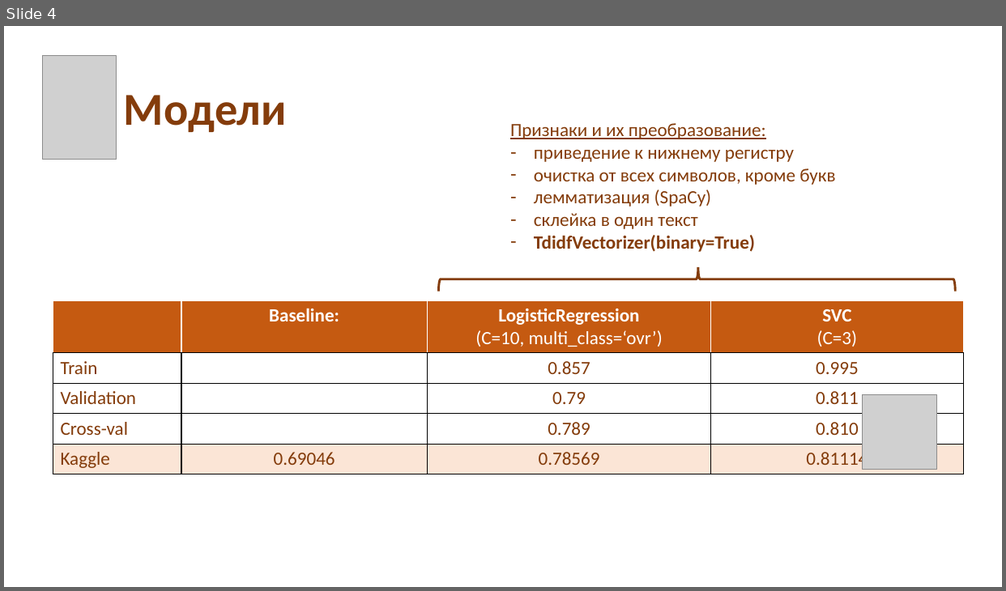
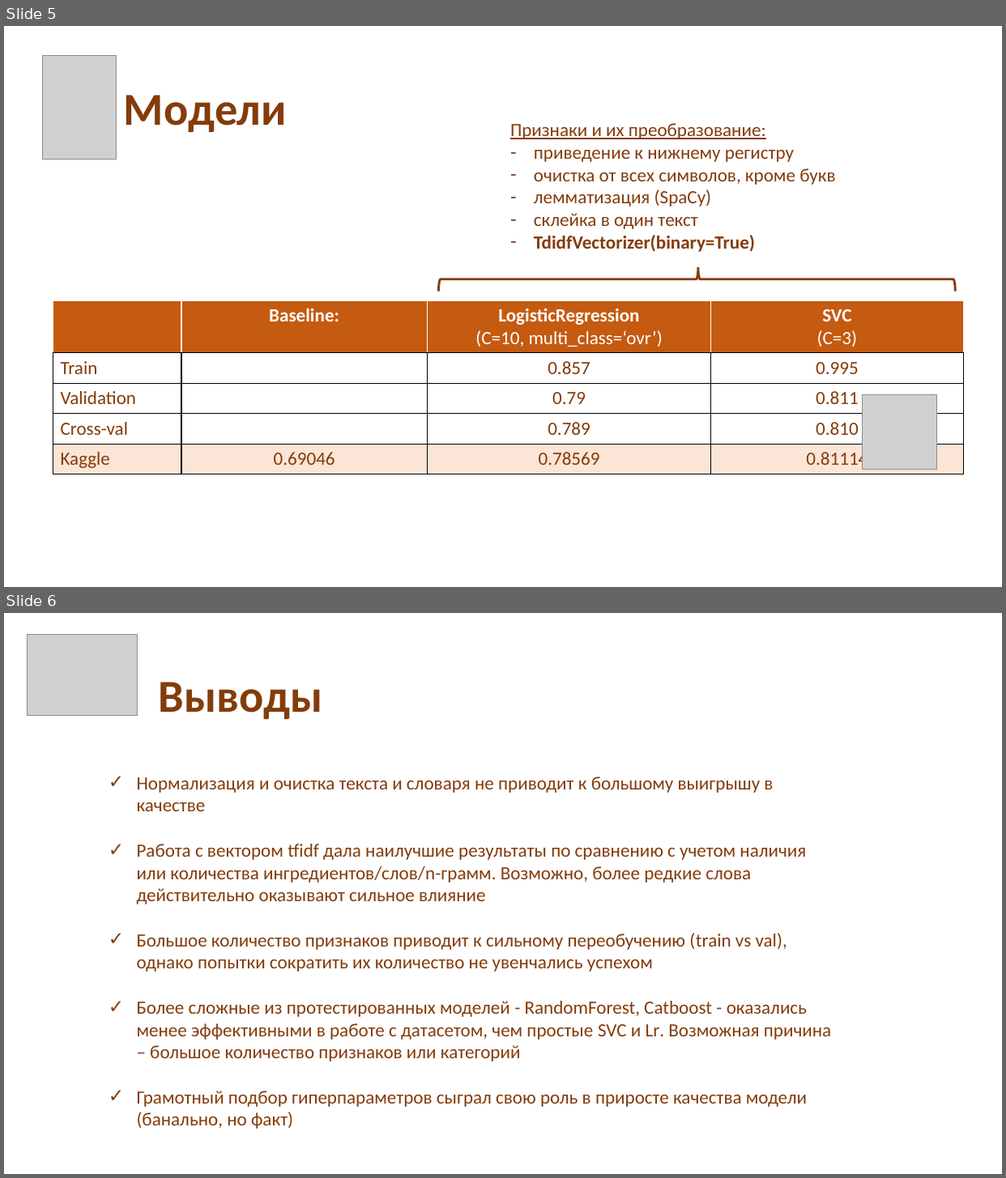
Before and after one commit to Verschworer/HSE_ML_final, a slide deck: whatscooking.pptx. Shown one above the other, each under a label of ours: slide 4 before the commit, slides 5 and 6 after it. The pictures are 1006x591 and 1006x1178 pixels, drawn with LibreOffice and Linux fonts; fonts in the diff are those of the drawing; grey boxes stand for pictures. Boxes give left, top, right and bottom in pixels: in the first picture for what was removed or moved away, otherwise in the second. Text is boxed around its words. In the diff, an @@ line names an element or a change of style, - is before the commit and + after.

Commit message:
changes to slides 2, 4, 6

```diff
--- a/whatscooking.pptx
+++ b/whatscooking.pptx
@@ slide 6 added at box(4, 613, 1002, 1174), background #FFFFFF @@
@@ picture added at box(27, 634, 138, 716) @@
@@ title added at box(158, 682, 322, 719), 44 pt, text #843C0B, bold @@
+Выводы
@@ text added at box(137, 777, 831, 1129), 18 pt, text #843C0B @@
+✓ Нормализация и очистка текста и словаря не приводит к большому выигрышу в качестве
+✓ Работа с вектором tfidf дала наилучшие результаты по сравнению с учетом наличия или количества ингредиентов/слов/n-грамм. Возможно, более редкие слова действительно оказывают сильное влияние
+✓ Большое количество признаков приводит к сильному переобучению (train vs val), однако попытки сократить их количество не увенчались успехом
+✓ Более сложные из протестированных моделей - RandomForest, Catboost - оказались менее эффективными в работе с датасетом, чем простые SVC и Lr. Возможная причина – большое количество признаков или категорий
+✓ Грамотный подбор гиперпараметров сыграл свою роль в приросте качества модели (банально, но факт)
@@ what was slide 4 is now slide 5 @@
```
Also in this commit, not shown: 2 slides changed, 1 other slide added, 1 slide removed.
